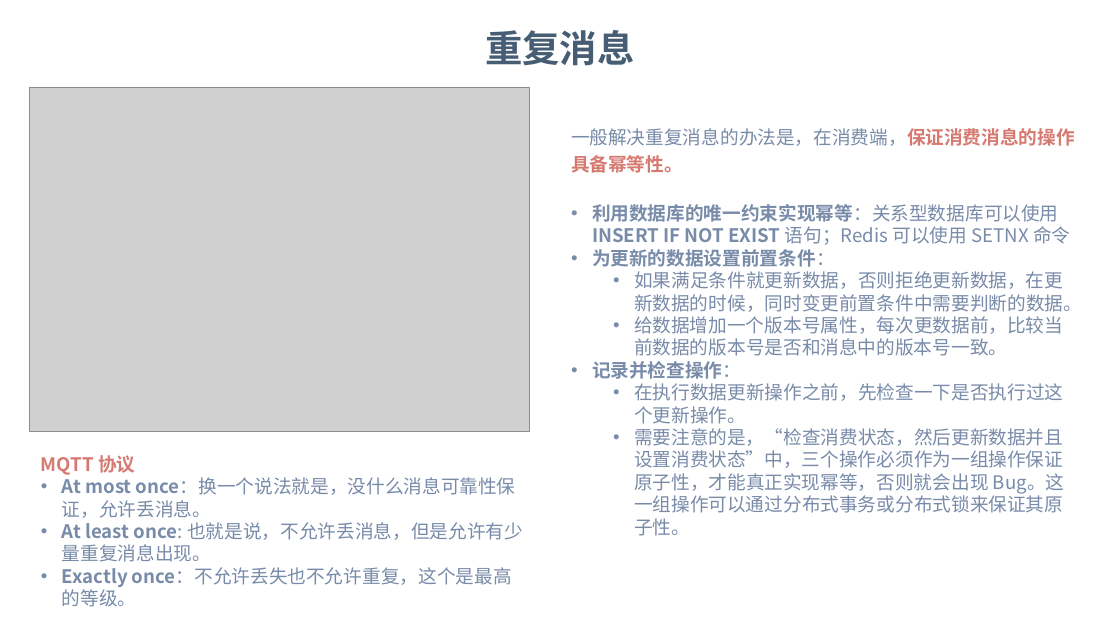
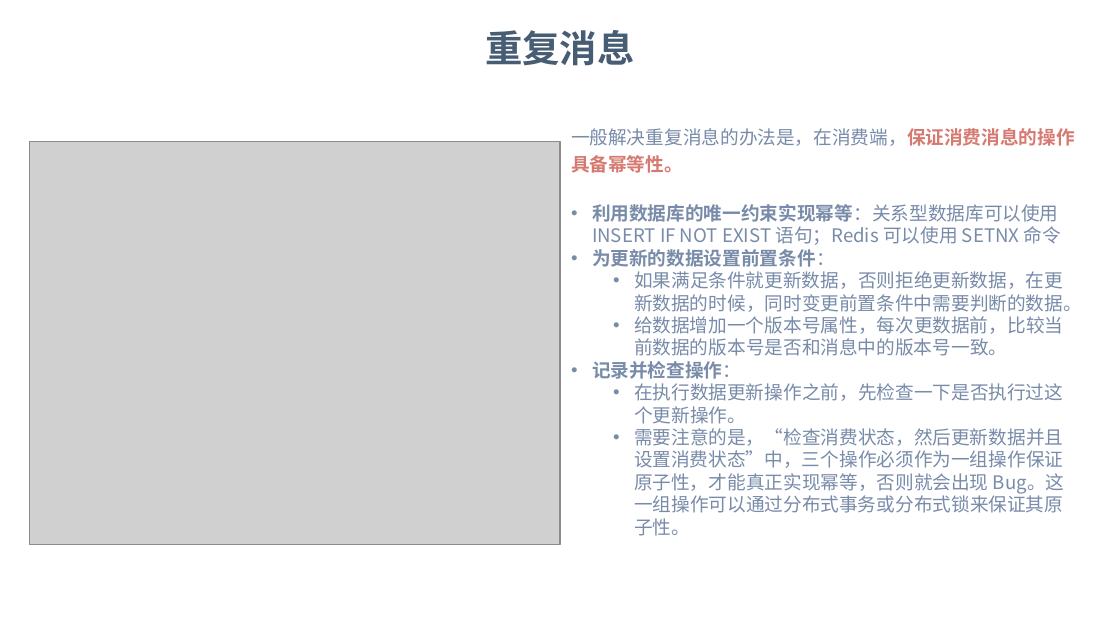
Before and after one commit to dunwu/bigdata-tutorial, a slide deck: slide 35 of assets/kafka/kafka.pptx (slide 34 before the commit). Drawn at 1120x630 pixels with LibreOffice and Linux fonts; fonts in the diff are those of the drawing; grey boxes stand for pictures; background and template pictures are left out. Boxes give left, top, right and bottom in pixels: in the first picture for what was removed or moved away, otherwise in the second. Text is boxed around its words. In the diff, an @@ line names an element or a change of style, - is before the commit and + after.

Commit message:
docs(消息队列): 更新消息队列文档

```diff
--- a/assets/kafka/kafka.pptx
+++ b/assets/kafka/kafka.pptx
@@ picture: place and size @@
-picture at <box>30,87,530,431</box>
+picture at <box>30,141,560,544</box>
@@ text at <box>592,204,1061,245</box>: bold off in "INSERT IF NOT EXIST" @@
@@ text removed at <box>41,455,523,607</box> @@
-MQTT 协议
-• At most once：换一个说法就是，没什么消息可靠性保证，允许丢消息。
-• At least once: 也就是说，不允许丢消息，但是允许有少量重复消息出现。
-• Exactly once：不允许丢失也不允许重复，这个是最高的等级。
```
Also in this commit, not shown: 15 other slides changed, 7 slides added, 7 slides removed, 5 other files.
